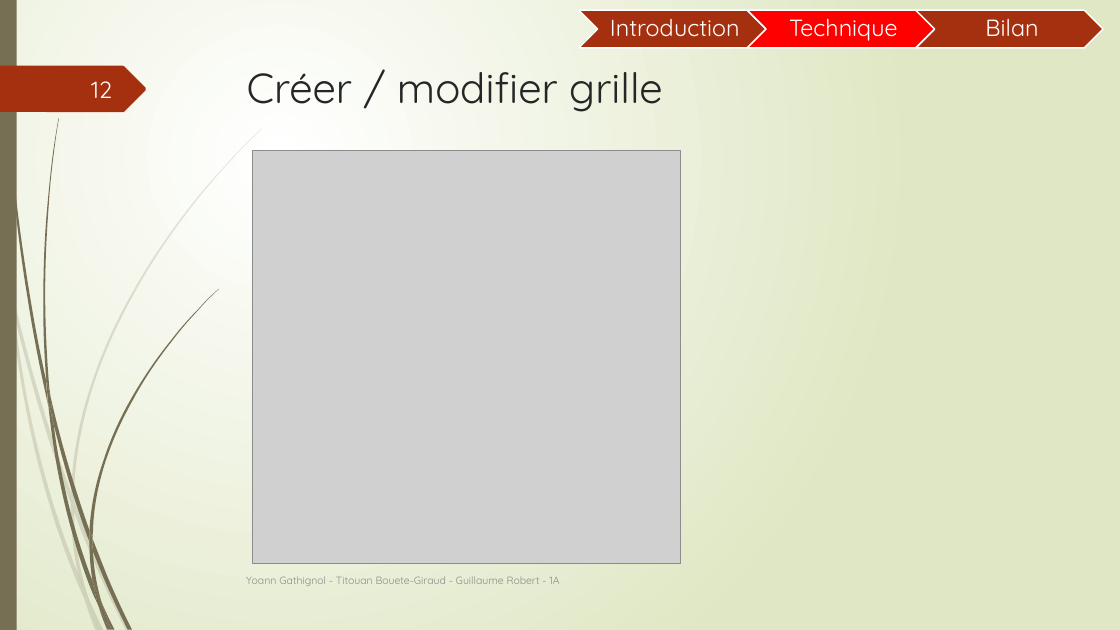
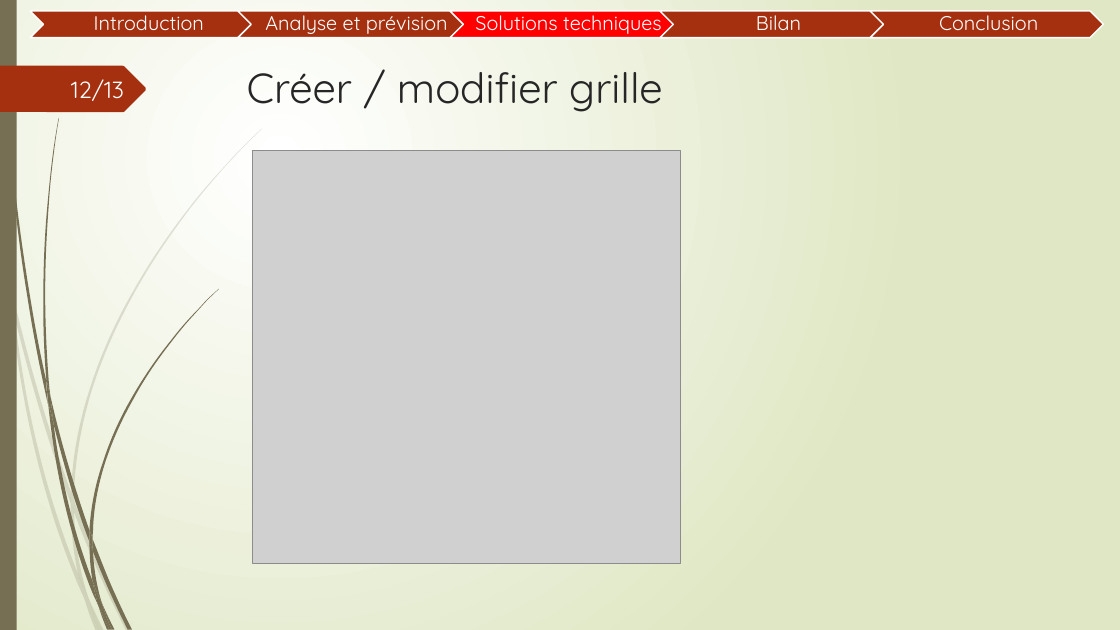
Before and after one commit to Guyoms/PTUT2016, a slide deck: slide 12 of IHearISay/I_HEAR_I_SAY_Points_Techniques.pptx. Drawn at 1120x630 pixels with LibreOffice and Linux fonts; fonts in the diff are those of the drawing; grey boxes stand for pictures. Boxes give left, top, right and bottom in pixels: in the first picture for what was removed or moved away, otherwise in the second. Text is boxed around its words. In the diff, an @@ line names an element or a change of style, - is before the commit and + after.

Commit message:
Dépôt pptx intro + pts techniques à améliorier

```diff
--- a/IHearISay/I_HEAR_I_SAY_Points_Techniques.pptx
+++ b/IHearISay/I_HEAR_I_SAY_Points_Techniques.pptx
@@ text "Introduction" at (94,9,204,31): size 20 to 17 pt; less space between paragraphs @@
@@ text "Introduction": place and size @@
-text "Introduction" at (610,19,740,37)
+text "Introduction" at (94,9,204,31)
@@ chevron: place and size @@
-chevron at (579,10,766,48)
+chevron at (660,11,894,38)
@@ text "Bilan": place and size @@
-text "Bilan" at (985,19,1038,37)
+text "Bilan" at (756,9,801,30)
@@ text "Bilan" at (756,9,801,30): size 20 to 17 pt; less space between paragraphs @@
@@ chevron removed at (748,10,935,48) @@
@@ text removed at (789,19,897,41) @@
-Technique
@@ chevron: place and size @@
-chevron at (916,10,1103,48)
+chevron at (870,11,1104,38)
@@ group added at (30,9,1038,38): 3 chevrons, 3 texts @@
+Analyse et prévision
+Solutions techniques
+Conclusion
@@ page number at (71,79,124,101): text changed @@
-12
+12/13
@@ text removed at (246,576,559,586) @@
-Yoann Gathignol - Titouan Bouete-Giraud - Guillaume Robert - 1A
```
Also in this commit, not shown: 9 other slides changed, 3 slides added, 3 slides removed, 1 other file.
